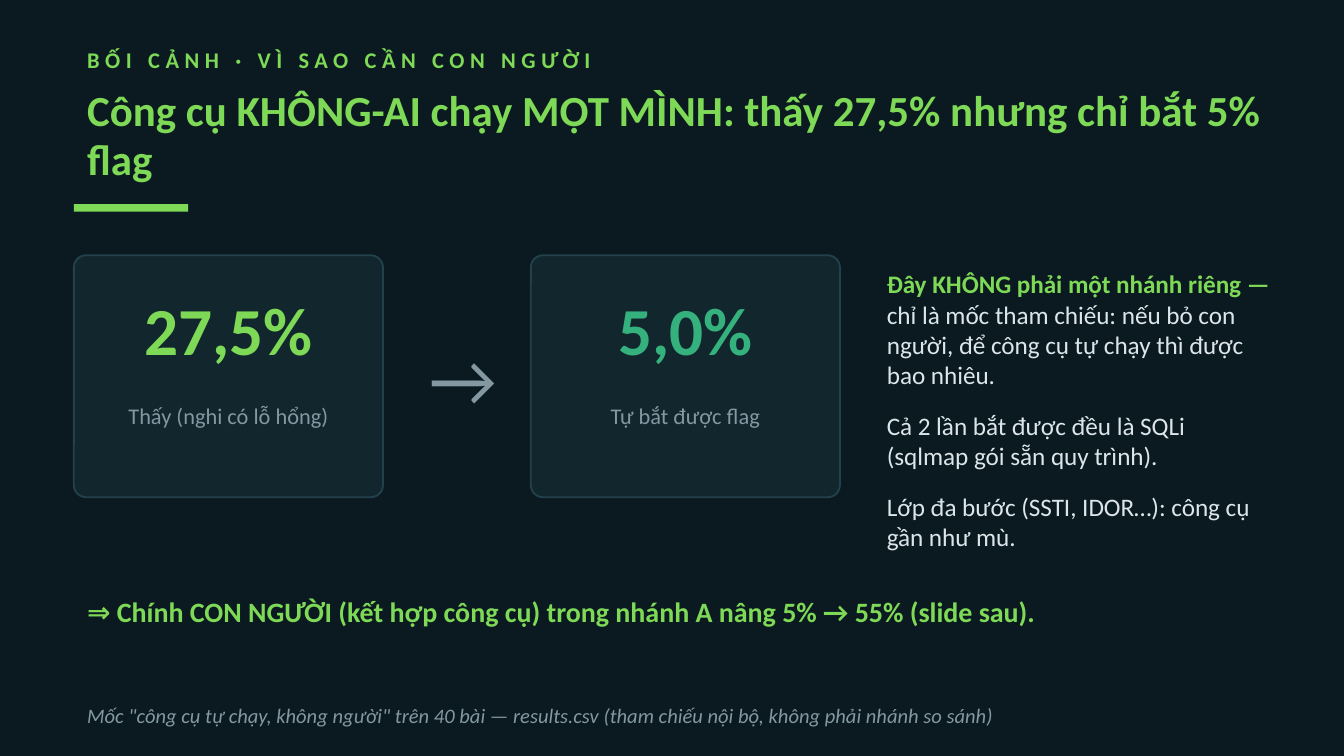
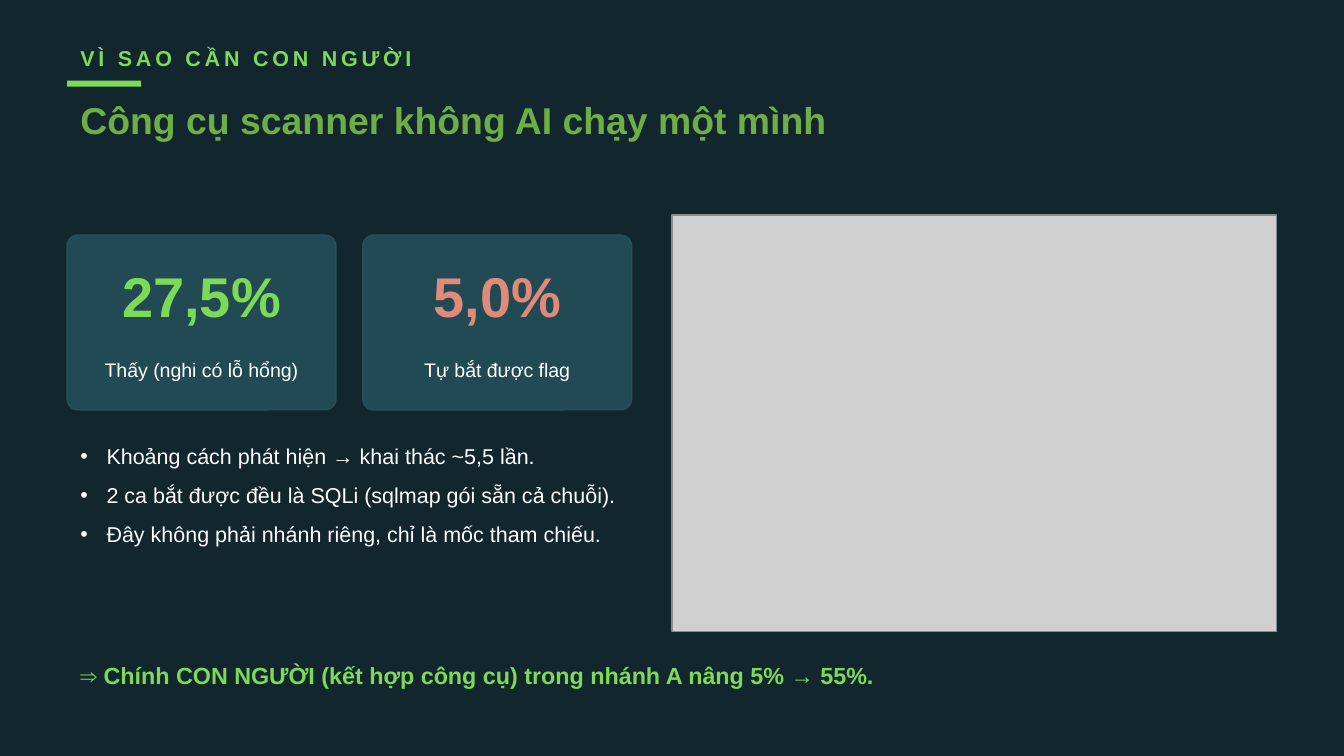
Before and after one commit to VuNguyenBinh/KLTN-FA26, a slide deck: slide 11 of Slide/KTLN_slide.pptx (slide 9 before the commit). Drawn at 1344x756 pixels with LibreOffice and Linux fonts; fonts in the diff are those of the drawing; grey boxes stand for pictures. Boxes give left, top, right and bottom in pixels: in the first picture for what was removed or moved away, otherwise in the second. Text is boxed around its words. In the diff, an @@ line names an element or a change of style, - is before the commit and + after.

```diff
--- a/Slide/KTLN_slide.pptx
+++ b/Slide/KTLN_slide.pptx
@@ background #0B1A20 to #12262E @@
@@ text at <box>80,49,411,66</box>: text changed; size 12 to 11.5 pt; font Calibri to Arial @@
-BỐI CẢNH · VÌ SAO CẦN CON NGƯỜI
+VÌ SAO CẦN CON NGƯỜI
@@ rectangle: place and size @@
-rectangle at <box>74,204,188,212</box>
+rectangle at <box>67,81,141,86</box>
@@ text at <box>80,106,826,142</box>: text changed; size 23 to 20 pt; font Calibri to Arial; text colour #7ED957 to #70AD47 @@
-Công cụ KHÔNG-AI chạy MỘT MÌNH: thấy 27,5% nhưng chỉ bắt 5% flag
+Công cụ scanner không AI chạy một mình
@@ rounded rectangle: place and size @@
-rounded rectangle at <box>74,255,383,497</box>
+rounded rectangle at <box>67,235,336,410</box>
@@ rounded rectangle at <box>67,235,336,410</box>: fill #12262E to #214A54; outline #22414C 1 pt to #2C4E58 0.75 pt; proportions changed @@
@@ rounded rectangle added at <box>363,235,632,410</box>, fill #214A54, outline #2C4E58 0.75 pt @@
@@ picture added at <box>672,215,1277,632</box> @@
@@ text "27,5%": place and size @@
-text "27,5%" at <box>144,308,312,364</box>
+text "27,5%" at <box>122,278,281,326</box>
@@ text "27,5%" at <box>122,278,281,326</box>: size 36 to 30 pt, font Calibri to Arial @@
@@ text "5,0%": place and size @@
-text "5,0%" at <box>618,309,752,364</box>
+text "5,0%" at <box>433,278,561,326</box>
@@ text "5,0%" at <box>433,278,561,326</box>: size 36 to 30 pt, font Calibri to Arial, text colour #35B17E to #E08A7A @@
@@ text removed at <box>396,255,531,497</box> @@
-→
@@ rounded rectangle removed at <box>531,255,840,497</box> @@
@@ text removed at <box>887,273,1250,551</box> @@
-Đây KHÔNG phải một nhánh riêng — chỉ là mốc tham chiếu: nếu bỏ con người, để công cụ tự chạy thì được bao nhiêu.
-Cả 2 lần bắt được đều là SQLi (sqlmap gói sẵn quy trình).
-Lớp đa bước (SSTI, IDOR…): công cụ gần như mù.
@@ text "Thấy (nghi có lỗ hổng)": place and size @@
-text "Thấy (nghi có lỗ hổng)" at <box>128,406,329,428</box>
+text "Thấy (nghi có lỗ hổng)" at <box>105,362,298,381</box>
@@ text "Thấy (nghi có lỗ hổng)" at <box>105,362,298,381</box>: size 12 to 10.5 pt, font Calibri to Arial, text colour #8498A2 to #FFFFFF; vertical alignment top to middle @@
@@ text "Tự bắt được flag" at <box>424,362,570,381</box>: size 12 to 10.5 pt, font Calibri to Arial, text colour #8498A2 to #FFFFFF; vertical alignment top to middle @@
@@ text "Tự bắt được flag": place and size @@
-text "Tự bắt được flag" at <box>611,406,760,428</box>
+text "Tự bắt được flag" at <box>424,362,570,381</box>
@@ text added at <box>107,447,615,547</box>, 11.5 pt, text #FFFFFF @@
+• Khoảng cách phát hiện → khai thác ~5,5 lần.
+• 2 ca bắt được đều là SQLi (sqlmap gói sẵn cả chuỗi).
+• Đây không phải nhánh riêng, chỉ là mốc tham chiếu.
@@ text at <box>104,666,873,689</box>: text changed; size 15 to 12.5 pt; font Calibri to Arial @@
-⇒ Chính CON NGƯỜI (kết hợp công cụ) trong nhánh A nâng 5% → 55% (slide sau).
+⇒ Chính CON NGƯỜI (kết hợp công cụ) trong nhánh A nâng 5% → 55%.
@@ text removed at <box>87,707,993,727</box> @@
-Mốc "công cụ tự chạy, không người" trên 40 bài — results.csv (tham chiếu nội bộ, không phải nhánh so sánh)
```
Also in this commit, not shown: 6 other slides changed, 14 slides added, 10 slides removed.
